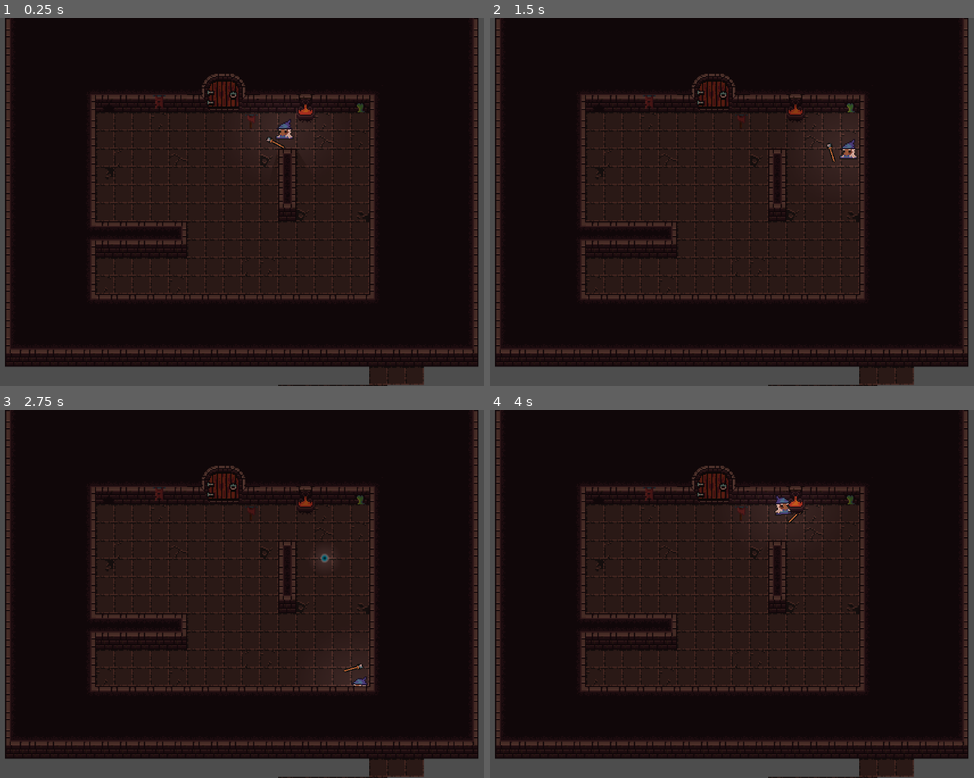
Above: before the commit, frames 1-4 (two rows, left to right).
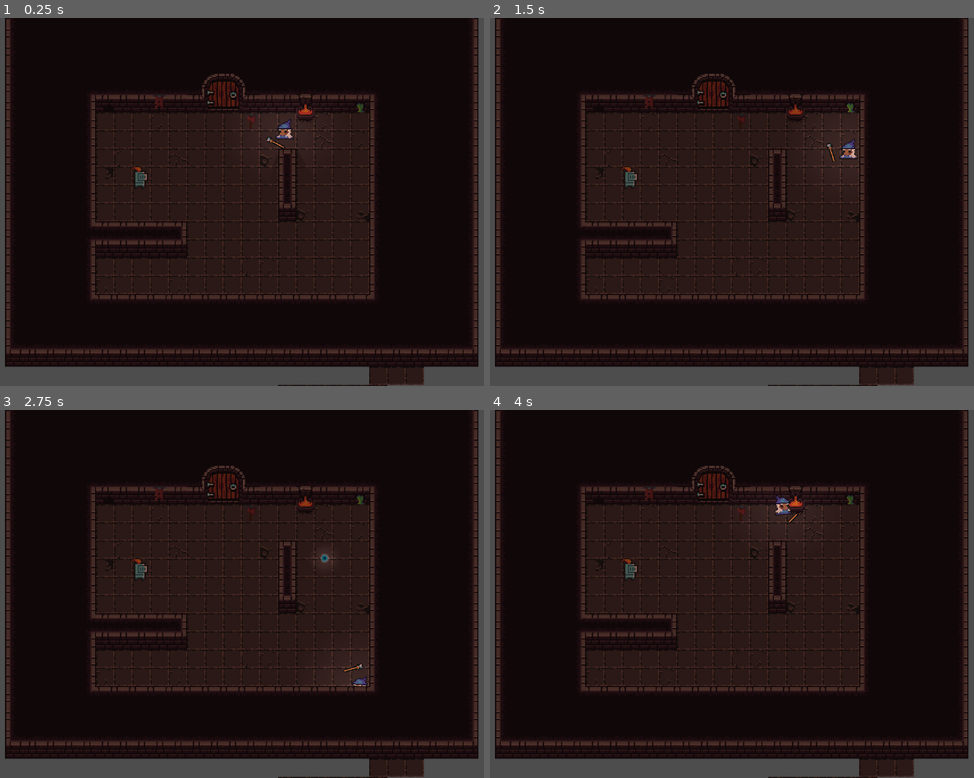
Above: after the commit, the same moments.

Repository: isaacdb/Magic-Dungeon
Game: Godot game, scene res://Levels/LevelTeste.tscn
Two runs of this game, one before a commit and one after it. Both use one fixed random seed, a clock stepped at 60 frames per second and the inputs below. The project has no main scene, so this scene is started directly.
Inputs (mouse positions are in pixels of both pictures, inside the frame that each line leads up to):
- Up to frame 1 (0.25 s): no input
- Up to frame 2 (1.5 s): move the mouse to (877, 183) at 0.52 s; press the mouse at (877, 183) at 0.53 s; hold D (move_right) 0.53-1.28 s; move the mouse to (601, 220) at 1.27 s; release the mouse at (601, 220) at 1.28 s; hold S (move_down) from 1.28 s (still down); click (601, 220) at 1.35 s
- Up to frame 3 (2.75 s): move the mouse to (309, 513) at 2.02 s; release S (move_down) at 2.03 s; press the mouse at (309, 513) at 2.03 s; hold D (move_right) from 2.03 s (still down)
- Up to frame 4 (4 s): tap Enter at 2.75 s; move the mouse to (702, 667) at 2.77 s; release D (move_right) at 2.78 s; release the mouse at (702, 667) at 2.78 s; hold W (move_up) 2.78-3.53 s; click (702, 667) at 2.85 s; move the mouse to (930, 649) at 3.52 s; press the mouse at (930, 649) at 3.53 s; hold A (move_left) from 3.53 s (still down)

The runs differ from the first frame. In frame 1, 0.1% of the frame differs, in the area x 27-31%, y 40-47%; in frame 2, 0.1%; in frame 3, 0.1%; in frame 4, 0.1%.

Commit message:
add enemy base

Diff:
--- a/Character/CharacterBase.tscn
+++ b/Character/CharacterBase.tscn
@@ -2,7 +2,7 @@
 
 [ext_resource type="Script" path="res://Character/Player.gd" id="1_u2x5d"]
 [ext_resource type="Texture2D" uid="uid://bij07g2lqci3r" path="res://Character/LadyMage.png" id="2_fxss2"]
-[ext_resource type="PackedScene" uid="uid://doeitf8m5edu3" path="res://Weapon/Weapon.tscn" id="3_jc8jj"]
+[ext_resource type="PackedScene" uid="uid://dn35ldwj2pa1y" path="res://Instances/Weapon/Weapon.tscn" id="3_jc8jj"]
 
 [sub_resource type="RectangleShape2D" id="RectangleShape2D_mdim3"]
 
--- a/Instances/Bullet/Bullet.tscn
+++ b/Instances/Bullet/Bullet.tscn
@@ -29,6 +29,7 @@
 collision_layer = 0
 collision_mask = 0
 script = ExtResource("1_htdgo")
+damage = 2.0
 
 [node name="CollisionShape2D" type="CollisionShape2D" parent="."]
 shape = SubResource("CircleShape2D_xgp00")
--- /dev/null
+++ b/Instances/Enemies/EnemyBase.gd
@@ -0,0 +1,21 @@
+class_name EnemyBase
+
+extends Area2D
+
+@export var lifeBase := 5
+
+var currentLife := lifeBase
+
+func _init():
+	print("start eney")
+	monitoring = false
+	monitorable = true
+
+	collision_layer = 0
+	set_collision_layer_value(4, true)
+
+func take_damage(damage):
+	currentLife -= damage
+
+	if currentLife <= 0:
+		queue_free()
--- /dev/null
+++ b/Instances/Enemies/EnemyBase.tscn
@@ -0,0 +1,19 @@
+[gd_scene load_steps=4 format=3 uid="uid://dih0deqqyloao"]
+
+[ext_resource type="Texture2D" uid="uid://cprsltieyui37" path="res://Character/SrSoldier.png" id="1_2nfbi"]
+[ext_resource type="Script" path="res://Instances/Enemies/EnemyTest.gd" id="1_jcyni"]
+
+[sub_resource type="CircleShape2D" id="CircleShape2D_mcq7i"]
+
+[node name="Enemy" type="Area2D"]
+script = ExtResource("1_jcyni")
+
+[node name="CollisionShape2D" type="CollisionShape2D" parent="."]
+shape = SubResource("CircleShape2D_mcq7i")
+
+[node name="Sprite2D" type="Sprite2D" parent="."]
+position = Vector2(0, 9)
+texture = ExtResource("1_2nfbi")
+centered = false
+offset = Vector2(-7.742, -31.64)
+hframes = 9
--- /dev/null
+++ b/Instances/Enemies/EnemyTest.gd
@@ -0,0 +1,12 @@
+extends EnemyBase
+
+
+# Called when the node enters the scene tree for the first time.
+func _ready():
+	print("enemy test")
+	pass # Replace with function body.
+
+
+# Called every frame. 'delta' is the elapsed time since the previous frame.
+func _process(delta):
+	pass
--- /dev/null
+++ b/Instances/Weapon/Weapon.tscn
@@ -0,0 +1,16 @@
+[gd_scene load_steps=3 format=3 uid="uid://dn35ldwj2pa1y"]
+
+[ext_resource type="Script" path="res://Instances/Weapon/Weapon.gd" id="1_d73ql"]
+[ext_resource type="Texture2D" uid="uid://dly6q5evuf44e" path="res://Instances/Weapon/Sprite.png" id="2_0nymr"]
+
+[node name="Weapon" type="Node2D"]
+script = ExtResource("1_d73ql")
+
+[node name="Sprite2D" type="Sprite2D" parent="."]
+texture = ExtResource("2_0nymr")
+offset = Vector2(15, 0)
+
+[node name="Marker2D" type="Marker2D" parent="Sprite2D"]
+position = Vector2(15, -7)
+
+[node name="Timer" type="Timer" parent="."]
--- a/Levels/LevelTeste.tscn
+++ b/Levels/LevelTeste.tscn
@@ -1,8 +1,9 @@
-[gd_scene load_steps=4 format=3 uid="uid://b21qtlsudosoo"]
+[gd_scene load_steps=5 format=3 uid="uid://pllt78kqfrts"]
 
-[ext_resource type="PackedScene" uid="uid://03my8igrvwt8" path="res://Tilemap/TileMapWalls.tscn" id="1_fch5f"]
-[ext_resource type="PackedScene" uid="uid://d2iv4f2anflh4" path="res://Tilemap/TileMapGround.tscn" id="2_vbm8m"]
+[ext_resource type="PackedScene" uid="uid://03my8igrvwt8" path="res://Instances/Tilemap/TileMapWalls.tscn" id="1_fch5f"]
+[ext_resource type="PackedScene" uid="uid://d2iv4f2anflh4" path="res://Instances/Tilemap/TileMapGround.tscn" id="2_vbm8m"]
 [ext_resource type="PackedScene" uid="uid://ddrlvr6k1bgv8" path="res://Character/CharacterBase.tscn" id="3_du5vr"]
+[ext_resource type="PackedScene" uid="uid://dih0deqqyloao" path="res://Instances/Enemies/EnemyBase.tscn" id="4_xrce3"]
 
 [node name="Node2D" type="Node2D"]
 y_sort_enabled = true
@@ -27,3 +28,6 @@
 
 [node name="CharacterBody2D" parent="." instance=ExtResource("3_du5vr")]
 position = Vector2(149, 14)
+
+[node name="Enemy" parent="." instance=ExtResource("4_xrce3")]
+position = Vector2(22, 58)
--- a/Weapon/Weapon.tscn
+++ /dev/null
@@ -1,16 +0,0 @@
-[gd_scene load_steps=3 format=3 uid="uid://doeitf8m5edu3"]
-
-[ext_resource type="Script" path="res://Weapon/Weapon.gd" id="1_i818s"]
-[ext_resource type="Texture2D" uid="uid://dly6q5evuf44e" path="res://Weapon/Sprite.png" id="2_mj43g"]
-
-[node name="Weapon" type="Node2D"]
-script = ExtResource("1_i818s")
-
-[node name="Sprite2D" type="Sprite2D" parent="."]
-texture = ExtResource("2_mj43g")
-offset = Vector2(15, 0)
-
-[node name="Marker2D" type="Marker2D" parent="Sprite2D"]
-position = Vector2(15, -7)
-
-[node name="Timer" type="Timer" parent="."]
Renamed: Tilemap/TileMapGround.tscn -> Instances/Tilemap/TileMapGround.tscn
Renamed: Tilemap/TileMapWalls.tscn -> Instances/Tilemap/TileMapWalls.tscn
Renamed: Weapon/Sprite.png -> Instances/Weapon/Sprite.png
Not shown, changed: Instances/Weapon/Sprite.png.import
Renamed: Weapon/Weapon.gd -> Instances/Weapon/Weapon.gd
